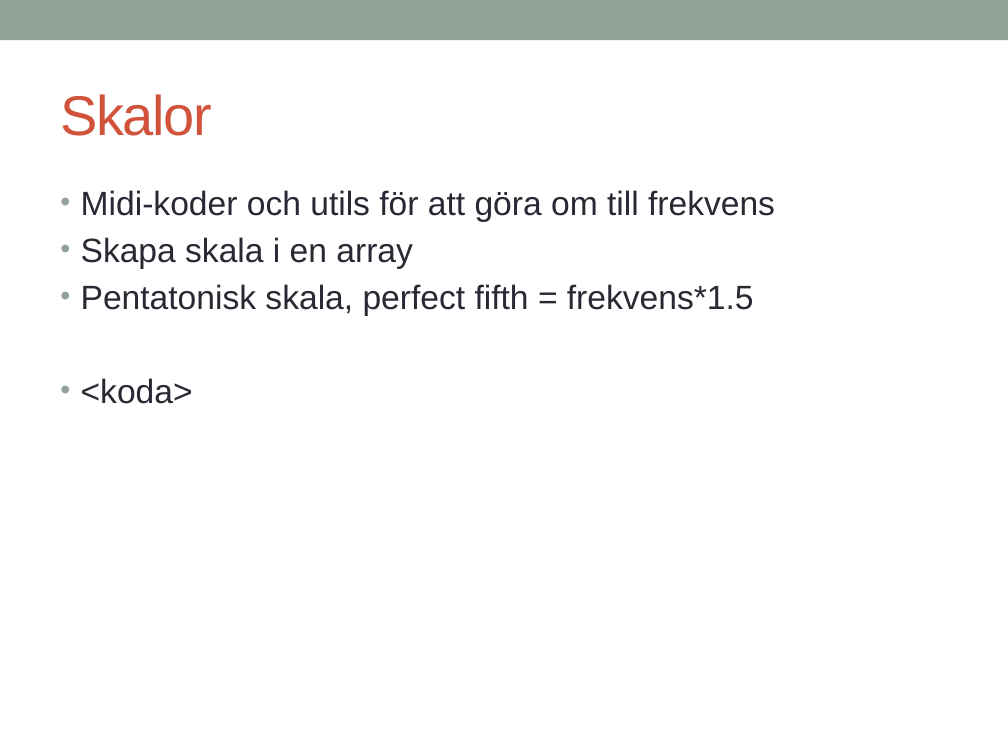
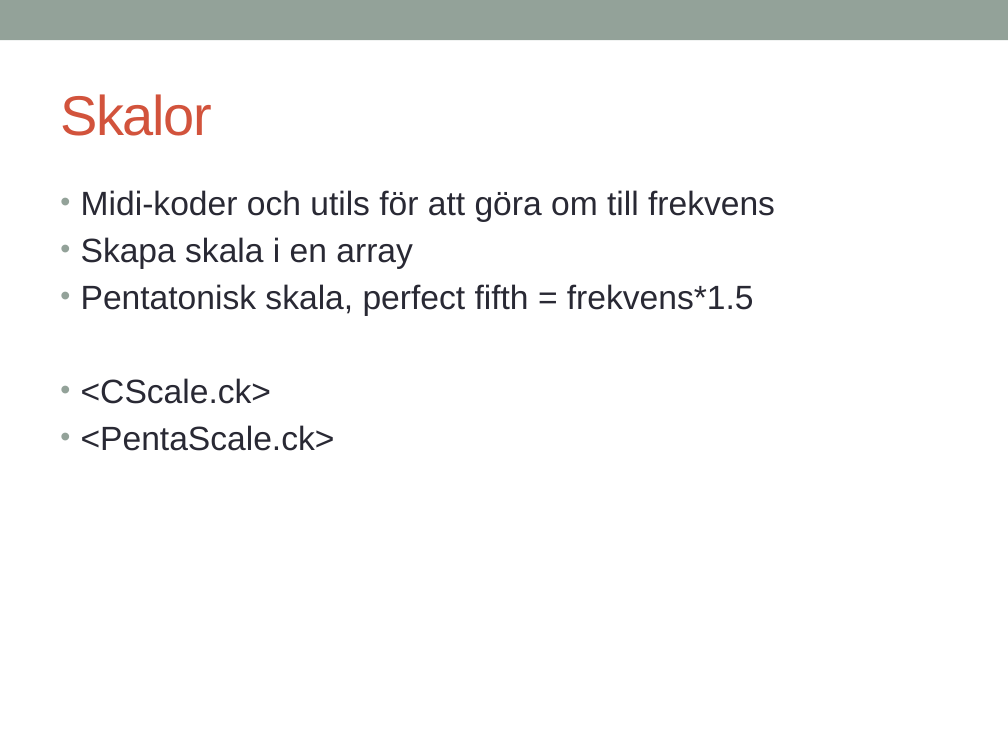
Before and after one commit to melke/makinmusic, a slide deck: slide 8 of chuck.pptx. Drawn at 1008x756 pixels with LibreOffice and Linux fonts; fonts in the diff are those of the drawing. Boxes give left, top, right and bottom in pixels: in the first picture for what was removed or moved away, otherwise in the second. Text is boxed around its words. In the diff, an @@ line names an element or a change of style, - is before the commit and + after.

```diff
--- a/chuck.pptx
+++ b/chuck.pptx
@@ text at <box>81,378,335,451</box>: text changed @@
-• <koda>
+• <CScale.ck>
+• <PentaScale.ck>
```
Also in this commit, not shown: 10 other slides changed, 3 slides added, 4 slides removed, 9 other files.
